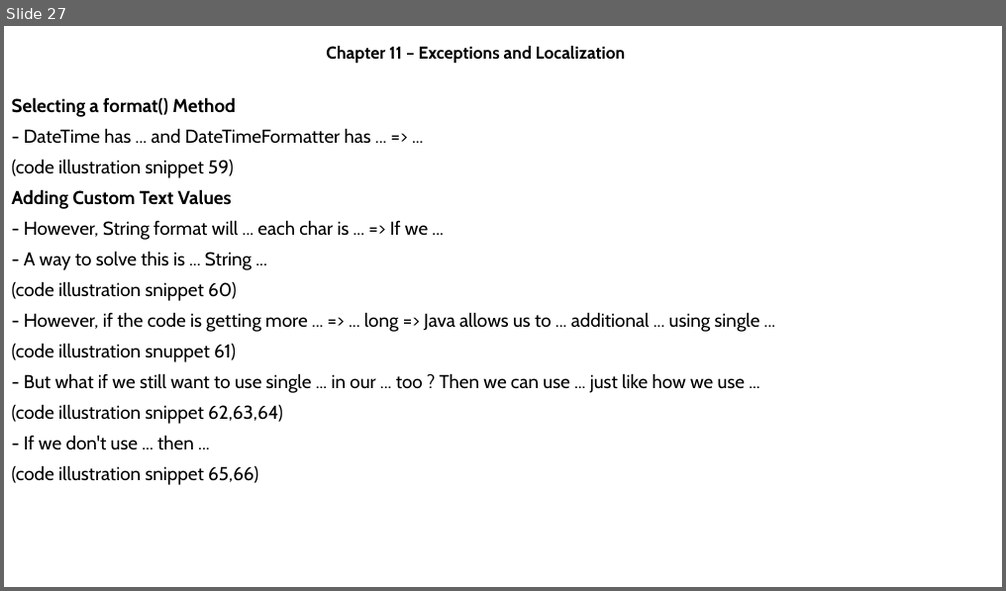
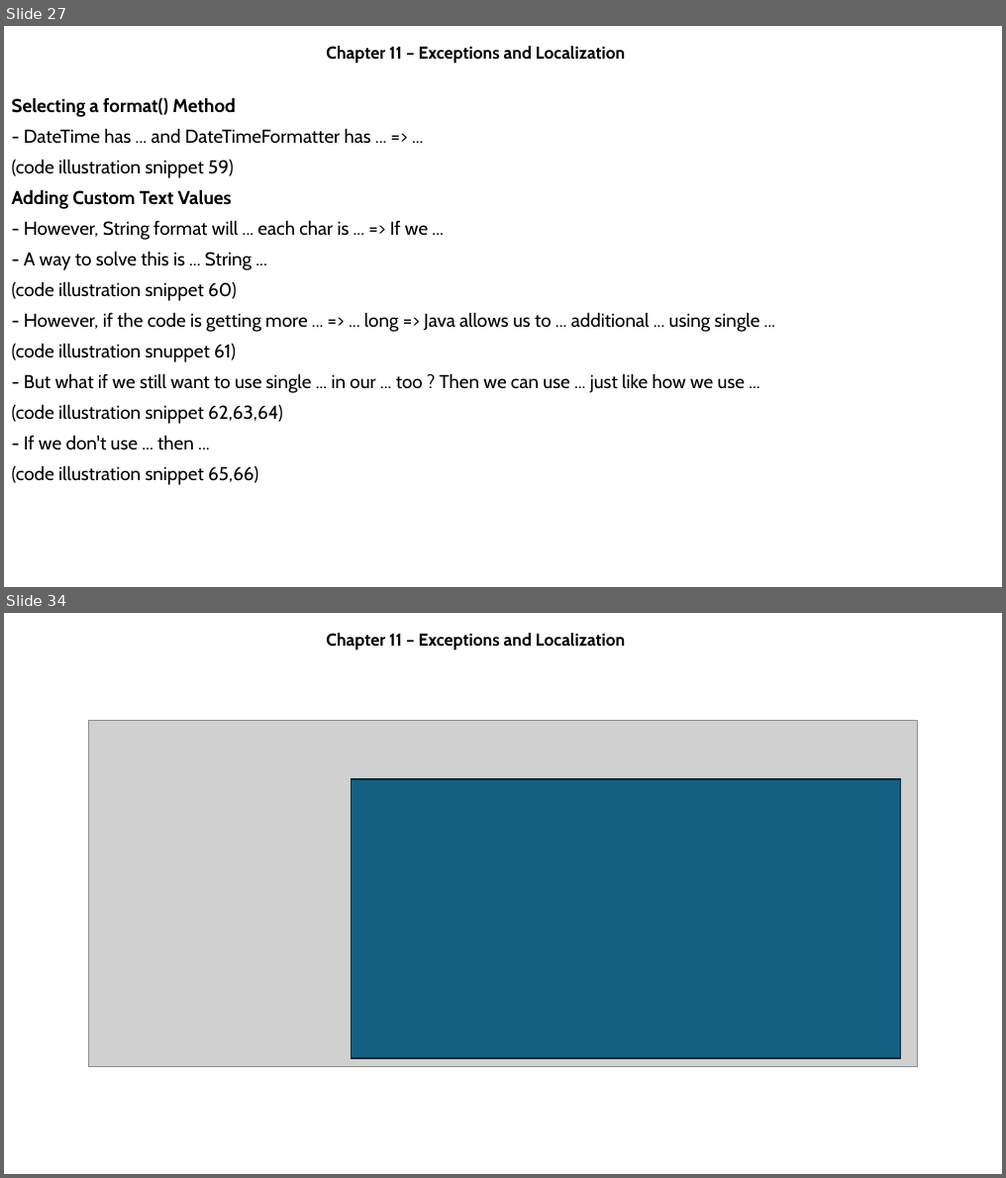
Before and after one commit to MaiDinhVinh/CS-Java, a slide deck: OCP17/Chapter 11 - Exceptions and Localization.pptx. Shown one above the other, each under a label of ours: slide 27 before the commit, slides 27 and 34 after it; the slides between them are not shown. The pictures are 1006x591 and 1006x1178 pixels, drawn with LibreOffice and Linux fonts; fonts in the diff are those of the drawing; grey boxes stand for pictures. Boxes give left, top, right and bottom in pixels: in the first picture for what was removed or moved away, otherwise in the second. Text is boxed around its words. In the diff, an @@ line names an element or a change of style, - is before the commit and + after.

```diff
--- a/OCP17/Chapter 11 - Exceptions and Localization.pptx
+++ b/OCP17/Chapter 11 - Exceptions and Localization.pptx
@@ slide 34 added at (4, 613, 1002, 1174), background #FFFFFF @@
@@ subtitle added at (326, 633, 625, 651), 16.6 pt, text #000000, bold @@
+Chapter 11 – Exceptions and Localization
@@ picture added at (89, 720, 918, 1066) @@
@@ rectangle added at (350, 779, 900, 1059), fill #156082, outline #092A39 1.5 pt @@
```
Also in this commit, not shown: 13 other slides added.
